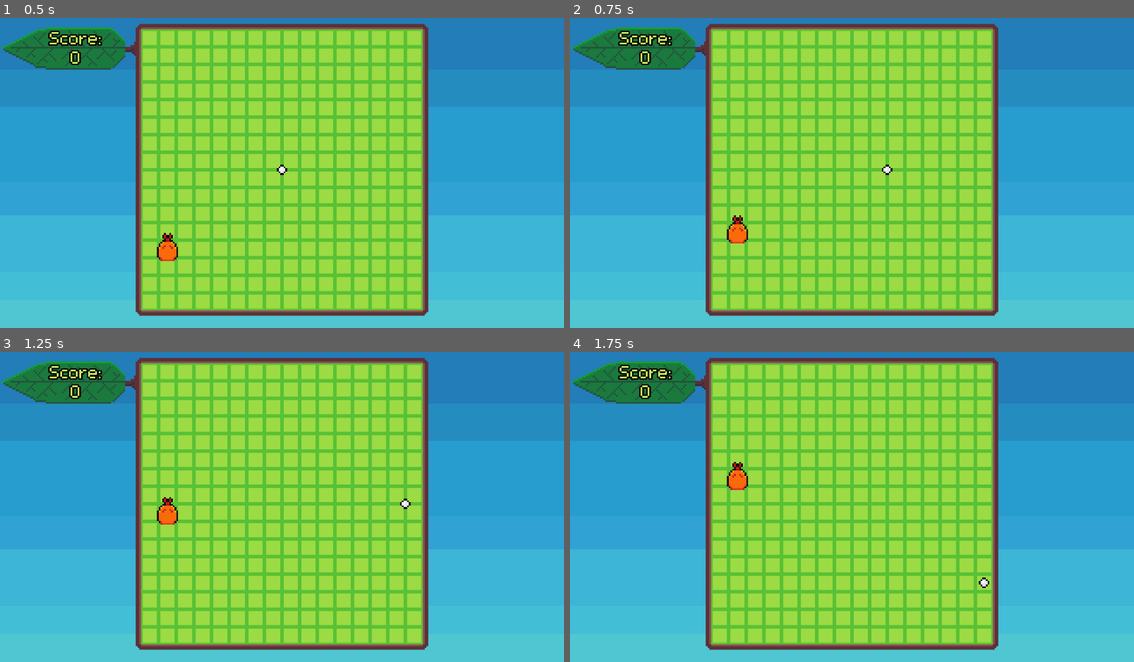
Above: before the commit, frames 1-4 (two rows, left to right).
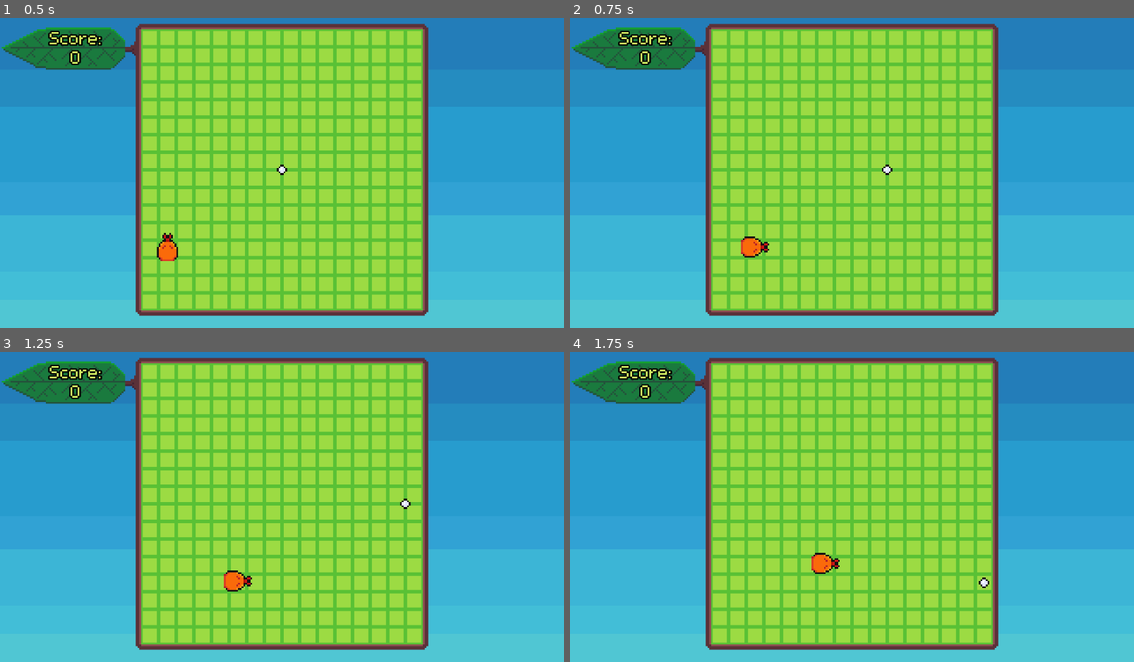
Above: after the commit, the same moments.

Repository: bdunko/Pellet
Game: Godot game, scene res://main.tscn
The game is run twice, just before and just after one commit, with the same random seed, the same clock (stepped at 60 frames per second) and the same inputs.
Inputs:
- Up to frame 1 (0.5 s): no input
- Up to frame 2 (0.75 s): hold D (right) from 0.53 s (still down)
- Up to frame 3 (1.25 s): keep holding D (right)
- Up to frame 4 (1.75 s): release D (right) at 1.28 s; hold S (down) from 1.28 s (still down)

Frame 1 is identical in both runs. In frame 2, 0.5% of the frame differs, in the area x 27-36%, y 63-78%; in frame 3, 0.5%; in frame 4, 0.5%, in the area x 27-48%, y 35-72%.

Commit message:
snake chases

Diff:
--- a/snake.gd
+++ b/snake.gd
@@ -23,6 +23,56 @@
 var _direction := Direction.UP
 var _previous_head_positions := []
 
+class Pair:
+	var pos: Vector2
+	var original_dir: Direction
+
+	func _init():
+		pos = Vector2.ZERO
+
+	func setup(p, dir) -> Pair:
+		pos = p
+		original_dir = dir
+		return self
+
+func _dir_to_pellet(grid_pos: Vector2, pellet_pos: Vector2) -> Direction:
+	assert(not _is_snake_at(grid_pos))
+
+	var depth = 0
+	var checked = []
+	var to_check = []
+	var next_checks = [
+		Pair.new().setup(Vector2(grid_pos.x + 1, grid_pos.y), Direction.RIGHT),
+		Pair.new().setup(Vector2(grid_pos.x - 1, grid_pos.y), Direction.LEFT),
+		Pair.new().setup(Vector2(grid_pos.x, grid_pos.y + 1), Direction.DOWN),
+		Pair.new().setup(Vector2(grid_pos.x, grid_pos.y - 1), Direction.UP)
+		]
+	next_checks.shuffle()
+
+	while next_checks.size() != 0:
+		for pair in next_checks:
+			to_check.append(pair)
+		next_checks.clear()
+
+		while to_check.size() != 0:
+			var current_check: Pair = to_check.pop_front()
+			if not Global.is_grid_pos_in_grid(current_check.pos) or _is_snake_at(current_check.pos) or current_check.pos in checked: # can't go this way
+				continue
+
+			checked.append(current_check.pos)
+
+			if current_check.pos == pellet_pos:
+				return current_check.original_dir # found a path
+			else: # append left, up, right, down
+				next_checks.append(Pair.new().setup(current_check.pos + Vector2(1, 0), current_check.original_dir))
+				next_checks.append(Pair.new().setup(current_check.pos + Vector2(-1, 0), current_check.original_dir))
+				next_checks.append(Pair.new().setup(current_check.pos + Vector2(0, 1), current_check.original_dir))
+				next_checks.append(Pair.new().setup(current_check.pos + Vector2(0, -1), current_check.original_dir))
+
+
+	assert(false)
+	return Direction.UP # couldn't find path
+
 func _move():
 	# store previous before moving
 	_previous_head_positions.push_front(position)
@@ -32,38 +82,10 @@
 	# get my grid position
 	var grid_pos = Global.to_grid_position(position)
 
-	# determine the closest pellet
-	var pellets = get_parent().find_child("Pellets")
-	var closest_distance = 999
-	var closest_pellet = null
-	for pellet in pellets.get_children():
-		var pellet_grid_pos = Global.to_grid_position(pellet.position)
+	var pellet_pos = Global.to_grid_position(get_parent().find_child("Pellet").position)
 
-		var x_distance = abs(grid_pos.x - pellet_grid_pos.x)
-		var y_distance = abs(grid_pos.y - pellet_grid_pos.y)
-		var total_distance = x_distance + y_distance
-
-		if total_distance < closest_distance:
-			closest_distance = total_distance
-			closest_pellet = pellet
-
-	# if we have a pellet, update according to pellet
-	if closest_pellet != null:
-		# calculate snake's x and y dist from pellet
-		var pellet_grid_pos = Global.to_grid_position(closest_pellet.position)
-		var x_diff = grid_pos.x - pellet_grid_pos.x
-		var y_diff = grid_pos.y - pellet_grid_pos.y
-		# move towards the pellet, in the direction that is farther
-		if abs(x_diff) > abs(y_diff):
-			if x_diff > 0:
-				_direction = Direction.LEFT
-			elif x_diff < 0:
-				_direction = Direction.RIGHT
-		else:
-			if y_diff > 0: # up
-				_direction = Direction.UP
-			elif y_diff < 0:
-				_direction = Direction.DOWN
+	# determine next movement
+	_direction = _dir_to_pellet(grid_pos, pellet_pos)
 
 	# move according to direction
 	grid_pos += _MOVEMENT_BY_DIR[_direction]
